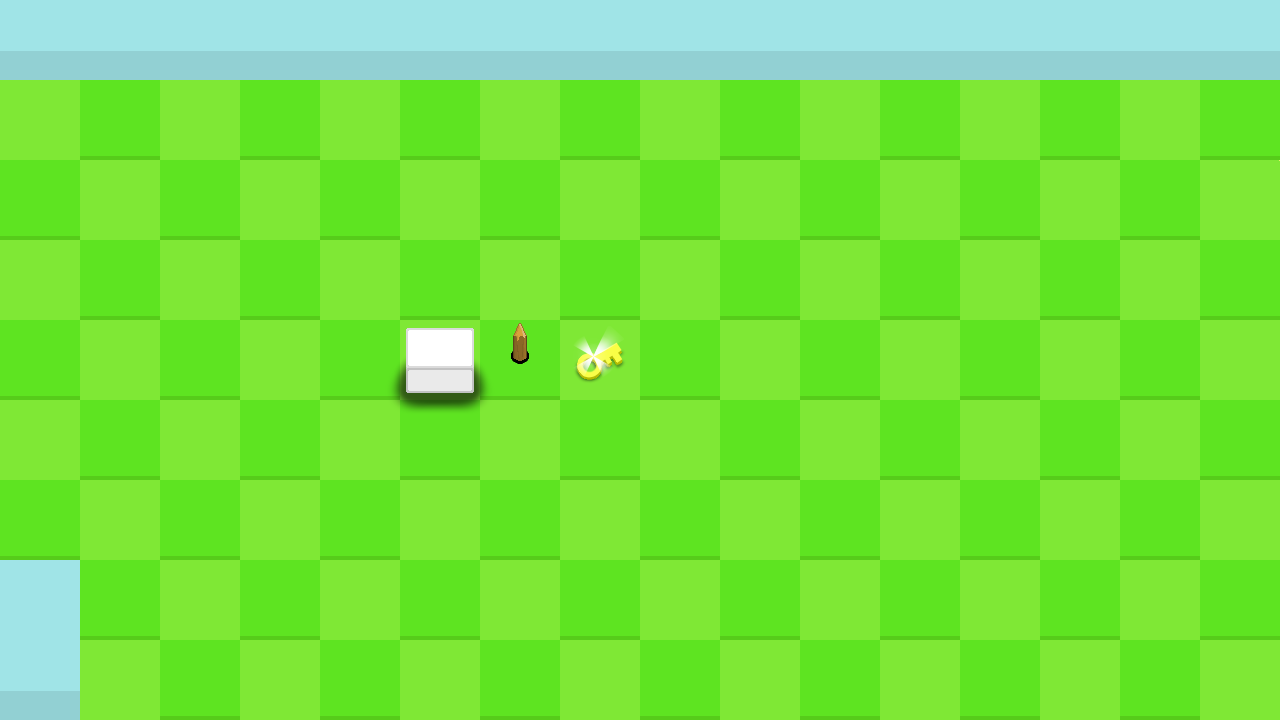
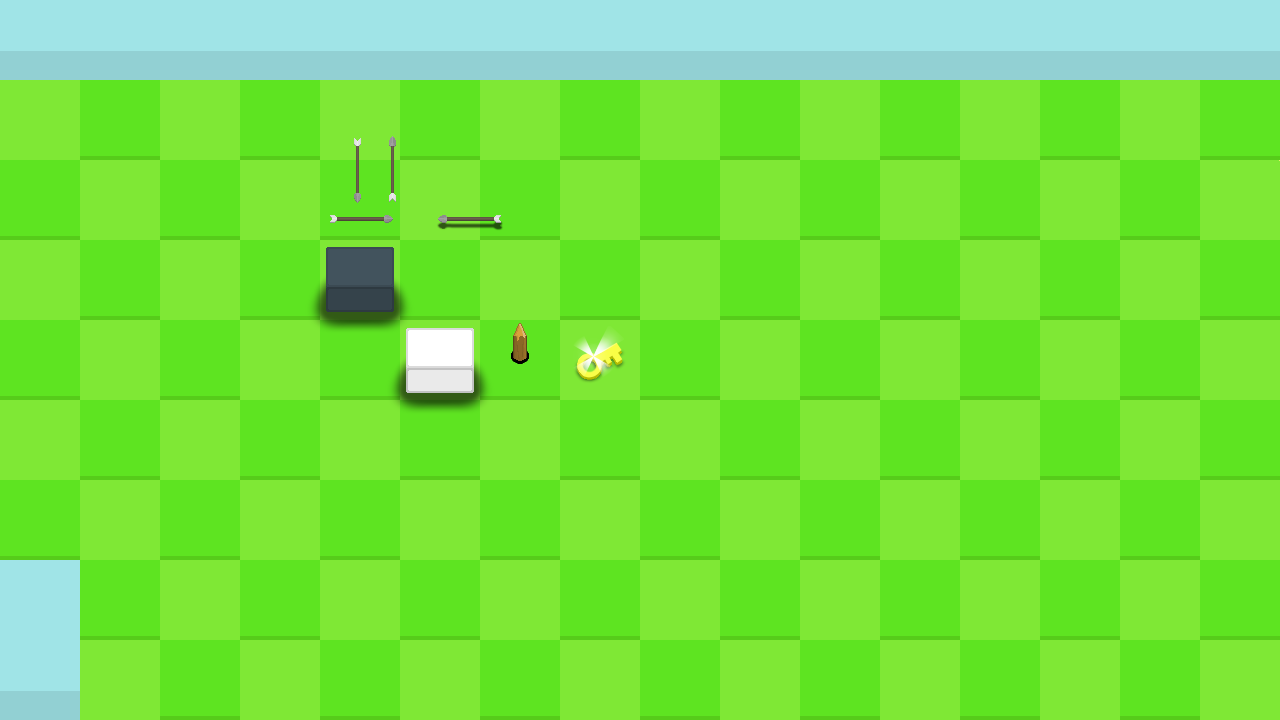
Comparing the layer stacks of the two (1280, 720) images. Changes:
added group "Arco #1" with 7 layers above "Chiave" over [left=307, top=136, right=503, bottom=333]
added layer "frecciaSopra" in group "Arco #1" over [left=357, top=136, right=396, bottom=222]
added layer "frecciaGiu" in group "Arco #1" over [left=354, top=138, right=361, bottom=203]
added layer "FrecciaSinistra" in group "Arco #1" over [left=331, top=215, right=501, bottom=223]
added layer "FrecciaDestra" in group "Arco #1" over [left=330, top=215, right=393, bottom=223]
added layer "Ombra" (63%) in group "Arco #1" over [left=437, top=221, right=503, bottom=231]
added layer "Arco" in group "Arco #1" over [left=326, top=247, right=400, bottom=312]
added layer "shadow #1" (61%) in group "Arco #1" over [left=307, top=265, right=412, bottom=333]
